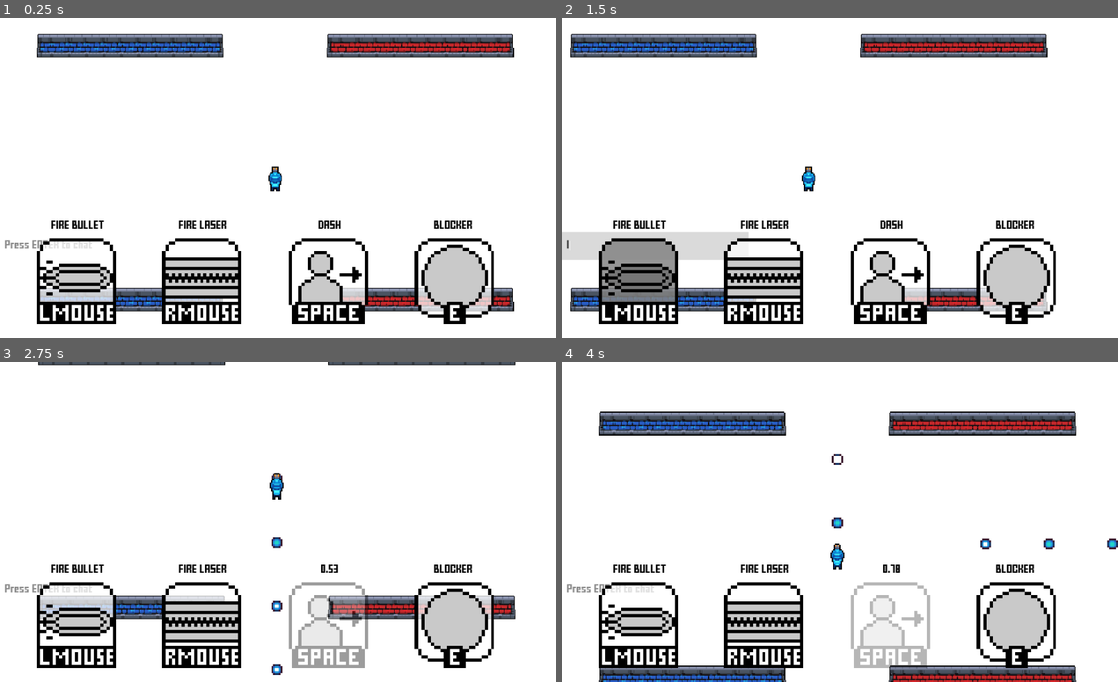
Above: before the commit, frames 1-4 (two rows, left to right).
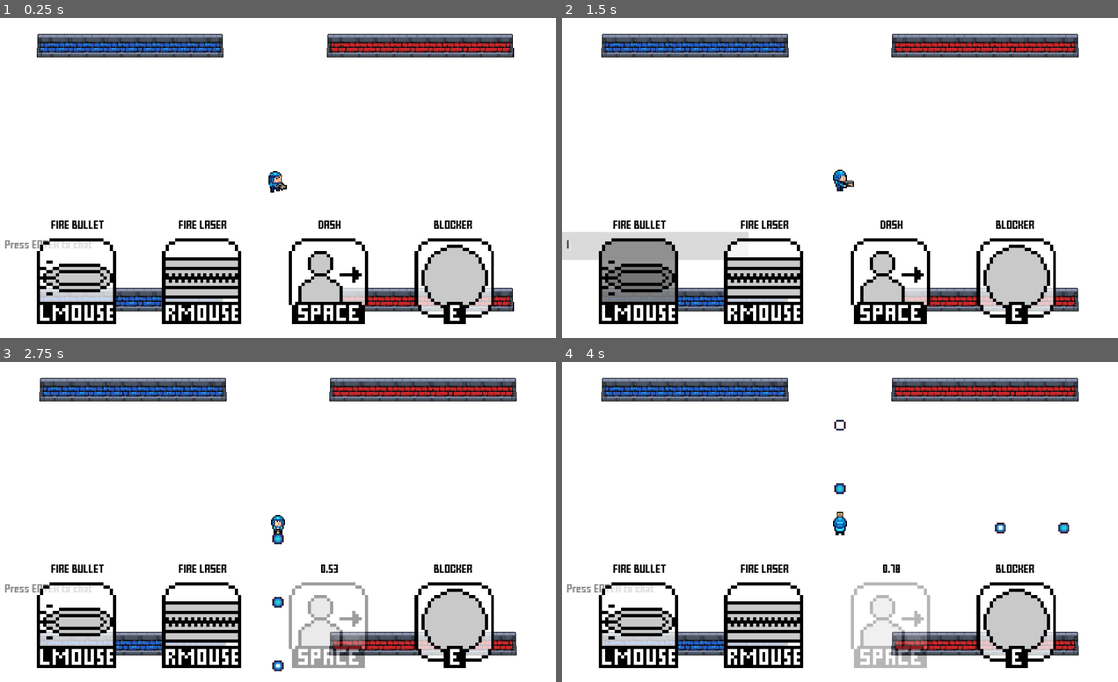
Above: after the commit, the same moments.

Repository: MarshallJDem/SuperCTF
Game: Godot game, scene res://TitleScreen.tscn
The game is run twice, just before and just after one commit, with the same random seed, the same clock (stepped at 60 frames per second) and the same inputs. Sound files missing from this copy of the repository are replaced by a short silence.
Inputs (mouse positions are in pixels of both pictures, inside the frame that each line leads up to):
- Up to frame 1 (0.25 s): no input
- Up to frame 2 (1.5 s): click (656, 245) at 0.52 s; type "12" at 0.6 s; tap Enter at 1.25 s; move the mouse to (962, 162) at 1.27 s; hold Right from 1.28 s (still down); tap L at 1.35 s; click (962, 162) at 1.42 s
- Up to frame 3 (2.75 s): tap Space at 1.52, 2.27 s; move the mouse to (166, 538) at 2.02 s; release Right at 2.03 s; hold Down from 2.03 s (still down); tap Enter at 2.1 s; click (166, 538) at 2.17 s; tap L at 2.3 s
- Up to frame 4 (4 s): move the mouse to (895, 451) at 2.77 s; release Down at 2.78 s; hold Right 2.78-3.53 s; tap 2 at 2.85 s; click (895, 451) at 2.92 s; tap L at 3.05, 3.8 s; move the mouse to (812, 586) at 3.52 s; hold Up from 3.53 s (still down); tap 3 at 3.6 s; click (812, 586) at 3.67 s; tap Space at 3.77 s

The runs differ from the first frame. In frame 1, 0.1% of the frame differs, in the area x 48-52%, y 46-55%; in frame 2, 4.6%; in frame 3, 12%; in frame 4, 17%, in the area x 6-100%, y 4-100%.
Error in both runs: Invalid get index '0' (on base: 'Dictionary'). (res://GameContent/LineEdit.gd:46)

Commit message:
Fixed up some aiming things

Diff:
--- a/GameContent/Center_Pivot.gd
+++ b/GameContent/Center_Pivot.gd
@@ -37,3 +37,6 @@
 		$'..'.camera_ref.position.x = 0;
 	else:
 		$'..'.camera_ref.position.x = 100;
+
+	# Override just disable this feature:
+	$'..'.camera_ref.position.x = 0;
--- a/GameContent/Player.gd
+++ b/GameContent/Player.gd
@@ -144,8 +144,7 @@
 	if control:
 		# Don't look around if we're shooting a laser
 		if $Laser_Timer.time_left == 0:
-			if IS_CONTROLLED_BY_MOUSE:
-				look_to_mouse();
+			update_look_direction();
 		else:
 			speed = AIMING_SPEED * ($Laser_Timer.time_left / $Laser_Timer.wait_time);
 		# Move & Shoot around as long as we aren't typing in chat
@@ -281,7 +280,7 @@
 	bullets_shot = bullets_shot + 1;
 	var bullet_start = position + get_node("Bullet_Starts/" + String($Sprite_Top.frame % $Sprite_Top.hframes)).position;
 	var bullet = spawn_bullet(bullet_start, get_tree().get_network_unique_id(), direction, null);
-	camera_ref.shake();
+	#camera_ref.shake();
 	$Shoot_Animation_Timer.start();
 	animation_set_frame = 0;
 	rpc_id(1, "send_bullet", bullet_start, get_tree().get_network_unique_id(), direction, bullet.name);
@@ -388,8 +387,22 @@
 		position = end;
 
 # Changes the sprite's frame to make it "look" at the mouse
-func look_to_mouse():
-	var pos = get_global_mouse_position();
+var previous_look_input = Vector2(0,0);
+func update_look_direction():
+	var pos;
+	if IS_CONTROLLED_BY_MOUSE:
+		pos = get_global_mouse_position();
+	else:
+		var input = Vector2(0,0);
+		input.x = (1 if Input.is_key_pressed(KEY_RIGHT) else 0) - (1 if Input.is_key_pressed(KEY_LEFT) else 0)
+		input.y = (1 if Input.is_key_pressed(KEY_DOWN) else 0) - (1 if Input.is_key_pressed(KEY_UP) else 0)
+		if input == Vector2(0,0):
+			input.x = (1 if Input.is_key_pressed(KEY_D) else 0) - (1 if Input.is_key_pressed(KEY_A) else 0)
+			input.y = (1 if Input.is_key_pressed(KEY_S) else 0) - (1 if Input.is_key_pressed(KEY_W) else 0)
+			if input == Vector2(0,0):
+				input = previous_look_input;
+		previous_look_input = input;
+		pos = position + (input * 100) + Vector2(1,1); # Add 1,1 to prevent 0 edge cases
 	var dist = pos - position;
 	var angle = get_vector_angle(dist);
 	var adjustedAngle = -1 * (angle + (PI/8));
--- a/GameContent/Player.tscn
+++ b/GameContent/Player.tscn
@@ -73,6 +73,9 @@
 [node name="CollisionShape2D2" type="CollisionShape2D" parent="Area2D"]
 position = Vector2( 0, -0.0845375 )
 shape = SubResource( 2 )
+__meta__ = {
+"_editor_description_": ""
+}
 
 [node name="Flag_Holder" type="Node2D" parent="."]
 
